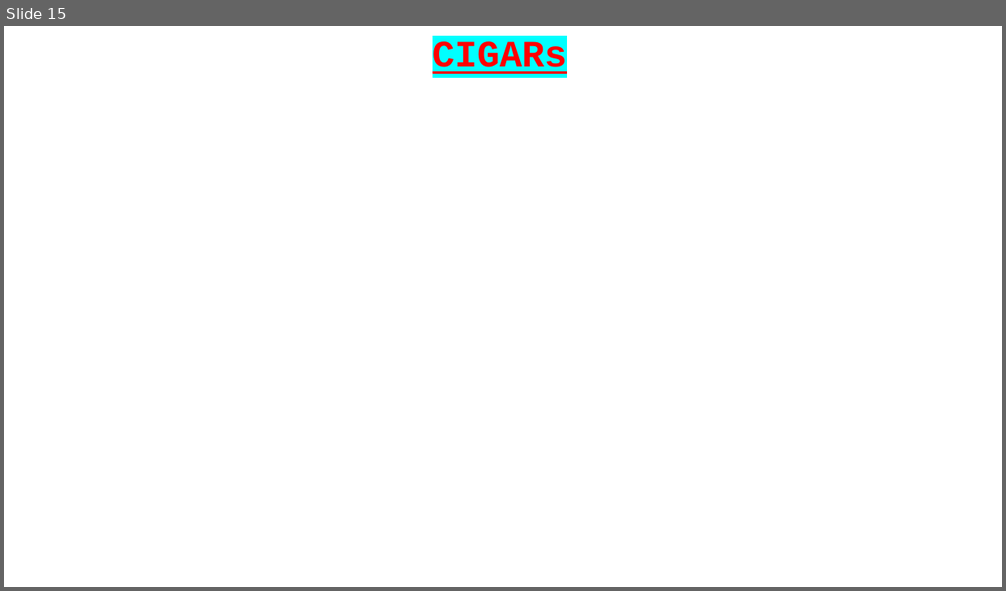
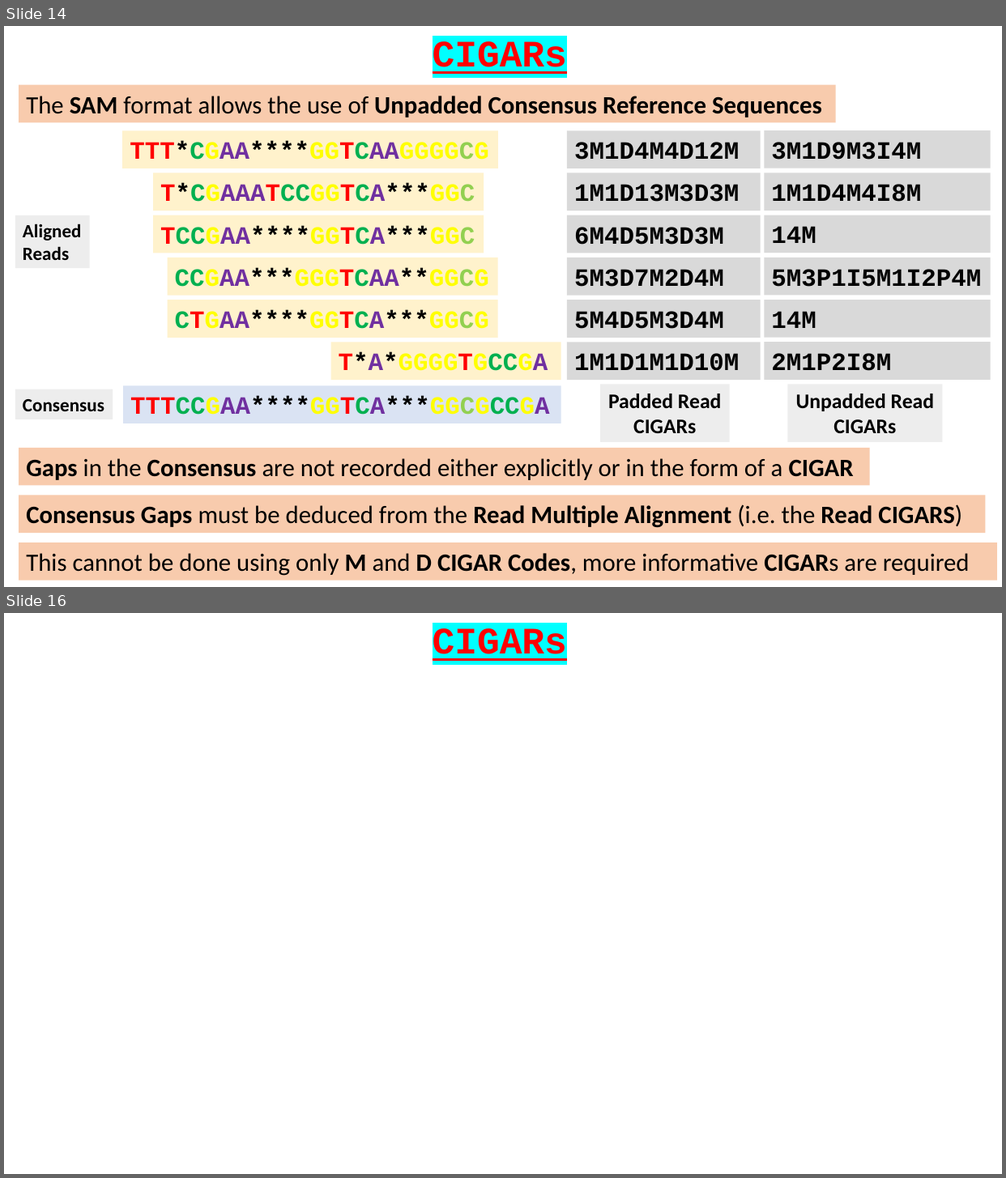
Before and after one commit to BioinformaticsTraining/Introduction-to-Bioinformatics, a slide deck: Flip Presentations/NGS_Intro/02-CIGARS/02-CIGARS.pptx. Shown one above the other, each under a label of ours: slide 15 before the commit, slides 14 and 16 after it; the slides between them are not shown. The pictures are 1006x591 and 1006x1178 pixels, drawn with LibreOffice and Linux fonts; fonts in the diff are those of the drawing. Boxes give left, top, right and bottom in pixels: in the first picture for what was removed or moved away, otherwise in the second. Text is boxed around its words. In the diff, an @@ line names an element or a change of style, - is before the commit and + after.

```diff
--- a/Flip Presentations/NGS_Intro/02-CIGARS/02-CIGARS.pptx
+++ b/Flip Presentations/NGS_Intro/02-CIGARS/02-CIGARS.pptx
@@ slide 14 added at [4,26,1002,587], background #FFFFFF @@
@@ text added at [432,41,567,74], 36 pt, text #FF0000, bold, underline @@
+CIGARs
@@ rectangle added at [19,85,836,122], fill #F8CBAD, 24 pt, text #000000, bold @@
+The SAM format allows the use of Unpadded Consensus Reference Sequences
@@ rectangle added at [122,130,498,169], fill #FFF2CC, 24 pt, text #FFFF00, bold @@
+TTT*CGAA****GGTCAAGGGGCG
@@ rectangle added at [567,130,760,169], fill #D9D9D9, 24 pt, text #000000, bold @@
+3M1D4M4D12M
@@ rectangle added at [765,130,991,169], fill #D9D9D9, 24 pt, text #000000, bold @@
+3M1D9M3I4M
@@ rectangle added at [153,173,484,210], fill #FFF2CC, 24 pt, text #FFFF00, bold @@
+T*CGAAATCCGGTCA***GGC
@@ rectangle added at [567,173,760,210], fill #D9D9D9, 24 pt, text #000000, bold @@
+1M1D13M3D3M
@@ rectangle added at [765,173,991,210], fill #D9D9D9, 24 pt, text #000000, bold @@
+1M1D4M4I8M
@@ rectangle added at [15,216,89,268], fill #EDEDED, 18 pt, text #000000, bold @@
+Aligned
+Reads
@@ rectangle added at [153,216,484,253], fill #FFF2CC, 24 pt, text #000000, bold @@
+TCCGAA****GGTCA***GGC
@@ rectangle added at [567,216,760,253], fill #D9D9D9, 24 pt, text #000000, bold @@
+6M4D5M3D3M
@@ rectangle added at [765,216,991,253], fill #D9D9D9, 24 pt, text #000000, bold @@
+14M
@@ rectangle added at [167,258,498,296], fill #FFF2CC, 24 pt, text #FFFF00, bold @@
+CCGAA***GGGTCAA**GGCG
@@ rectangle added at [567,258,760,296], fill #D9D9D9, 24 pt, text #000000, bold @@
+5M3D7M2D4M
@@ rectangle added at [765,258,991,295], fill #D9D9D9, 24 pt, text #000000, bold @@
+5M3P1I5M1I2P4M
@@ rectangle added at [167,300,498,337], fill #FFF2CC, 24 pt, text #000000, bold @@
+CTGAA****GGTCA***GGCG
@@ rectangle added at [567,300,760,337], fill #D9D9D9, 24 pt, text #000000, bold @@
+5M4D5M3D4M
@@ rectangle added at [765,300,991,337], fill #D9D9D9, 24 pt, text #000000, bold @@
+14M
@@ rectangle added at [331,343,561,380], fill #FFF2CC, 24 pt, text #FFFF00, bold @@
+T*A*GGGGTGCCGA
@@ rectangle added at [567,343,760,380], fill #D9D9D9, 24 pt, text #000000, bold @@
+1M1D1M1D10M
@@ rectangle added at [765,342,991,379], fill #D9D9D9, 24 pt, text #000000, bold @@
+2M1P2I8M
@@ rectangle added at [15,389,113,419], fill #EDEDED, 18 pt, text #000000, bold @@
+Consensus
@@ rectangle added at [123,386,561,424], fill #DAE3F3, 24 pt, text #FFFF00, bold @@
+TTTCCGAA****GGTCA***GGCGCCGA
@@ rectangle added at [577,380,782,425], fill #FFFFFF @@
@@ rectangle added at [601,385,731,442], fill #EDEDED, 20 pt, text #000000, bold @@
+Padded Read
+CIGARs
@@ rectangle added at [788,385,943,442], fill #EDEDED, 20 pt, text #000000, bold @@
+Unpadded Read
+CIGARs
@@ rectangle added at [19,448,870,485], fill #F8CBAD, 24 pt, text #000000 @@
+Gaps in the Consensus are not recorded either explicitly or in the form of a CIGAR
@@ rectangle added at [19,495,986,533], fill #F8CBAD, 24 pt, text #000000, bold @@
+Consensus Gaps must be deduced from the Read Multiple Alignment (i.e. the Read CIGARS)
@@ rectangle added at [19,544,997,581], fill #F8CBAD, 24 pt, text #000000 @@
+This cannot be done using only M and D CIGAR Codes, more informative CIGARs are required
@@ what was slide 15 is now slide 16 @@
```
Also in this commit, not shown: 4 slides changed, 2 other slides added.
